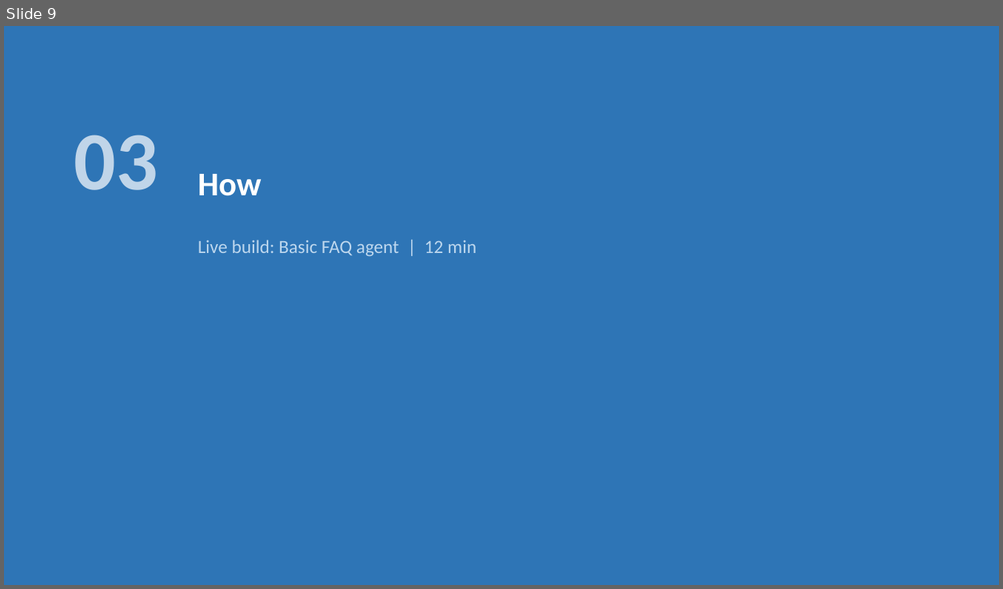
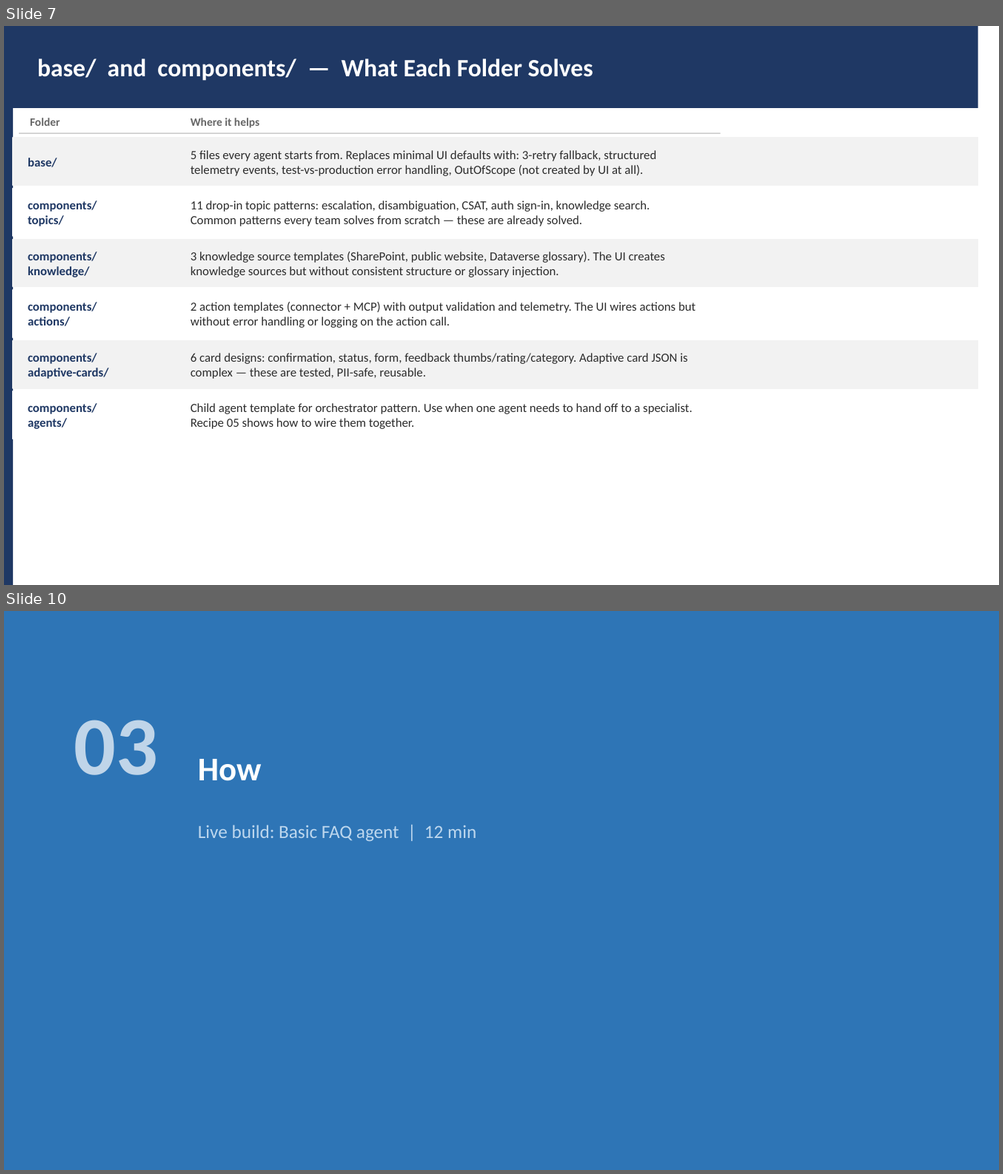
Before and after one commit to ramyabhargavi-p/copilot-studio-templates, a slide deck: docs/demo-prep-presentation.pptx. Shown one above the other, each under a label of ours: slide 9 before the commit, slides 7 and 10 after it; the slides between them are not shown. The pictures are 1003x589 and 1003x1174 pixels, drawn with LibreOffice and Linux fonts; fonts in the diff are those of the drawing. Boxes give left, top, right and bottom in pixels: in the first picture for what was removed or moved away, otherwise in the second. Text is boxed around its words. In the diff, an @@ line names an element or a change of style, - is before the commit and + after.

```diff
--- a/docs/demo-prep-presentation.pptx
+++ b/docs/demo-prep-presentation.pptx
@@ slide 7 added at bbox=[4, 26, 999, 585], background #FFFFFF @@
@@ rectangle added at bbox=[4, 26, 13, 585], fill #1F3864 @@
@@ rectangle added at bbox=[13, 26, 978, 108], fill #1F3864 @@
@@ text added at bbox=[37, 59, 593, 81], 24 pt, text #FFFFFF, bold @@
+base/ and components/ — What Each Folder Solves
@@ line added from (19, 133) to (720, 133), #CCCCCC 1 pt @@
@@ text added at bbox=[30, 118, 60, 126], 11 pt, text #666666, bold @@
+Folder
@@ text added at bbox=[190, 118, 259, 128], 11 pt, text #666666, bold @@
+Where it helps
@@ rectangle added at bbox=[13, 138, 978, 186], fill #F2F2F2, outline #F2F2F2 1 pt @@
@@ text added at bbox=[28, 158, 57, 167], 12 pt, text #1F3864, bold @@
+base/
@@ text added at bbox=[190, 150, 656, 176], 12 pt, text #2C2C2C @@
+5 files every agent starts from. Replaces minimal UI defaults with: 3-retry fallback, structured telemetry events, test-vs-production error handling, OutOfScope (not created by UI at all).
@@ rectangle added at bbox=[13, 189, 978, 236], fill #FFFFFF, outline #FFFFFF 1 pt @@
@@ text added at bbox=[28, 201, 97, 227], 12 pt, text #1F3864, bold @@
+components/
+topics/
@@ text added at bbox=[190, 201, 650, 227], 12 pt, text #2C2C2C @@
+11 drop-in topic patterns: escalation, disambiguation, CSAT, auth sign-in, knowledge search. Common patterns every team solves from scratch — these are already solved.
@@ rectangle added at bbox=[13, 239, 978, 287], fill #F2F2F2, outline #F2F2F2 1 pt @@
@@ text added at bbox=[28, 252, 97, 278], 12 pt, text #1F3864, bold @@
+components/
+knowledge/
@@ text added at bbox=[190, 252, 665, 278], 12 pt, text #2C2C2C @@
+3 knowledge source templates (SharePoint, public website, Dataverse glossary). The UI creates knowledge sources but without consistent structure or glossary injection.
@@ rectangle added at bbox=[13, 290, 978, 338], fill #FFFFFF, outline #FFFFFF 1 pt @@
@@ text added at bbox=[28, 302, 97, 326], 12 pt, text #1F3864, bold @@
+components/
+actions/
@@ text added at bbox=[190, 302, 695, 328], 12 pt, text #2C2C2C @@
+2 action templates (connector + MCP) with output validation and telemetry. The UI wires actions but without error handling or logging on the action call.
@@ rectangle added at bbox=[13, 340, 978, 389], fill #F2F2F2, outline #F2F2F2 1 pt @@
@@ text added at bbox=[28, 353, 108, 379], 12 pt, text #1F3864, bold @@
+components/
+adaptive-cards/
@@ text added at bbox=[190, 353, 687, 379], 12 pt, text #2C2C2C @@
+6 card designs: confirmation, status, form, feedback thumbs/rating/category. Adaptive card JSON is complex — these are tested, PII-safe, reusable.
@@ rectangle added at bbox=[13, 392, 978, 440], fill #FFFFFF, outline #FFFFFF 1 pt @@
@@ text added at bbox=[28, 403, 97, 429], 12 pt, text #1F3864, bold @@
+components/
+agents/
@@ text added at bbox=[190, 403, 692, 429], 12 pt, text #2C2C2C @@
+Child agent template for orchestrator pattern. Use when one agent needs to hand off to a specialist. Recipe 05 shows how to wire them together.
@@ what was slide 9 is now slide 10 @@
```
Also in this commit, not shown: 5 slides changed, 4 other slides added, 3 slides removed, 1 other file.
